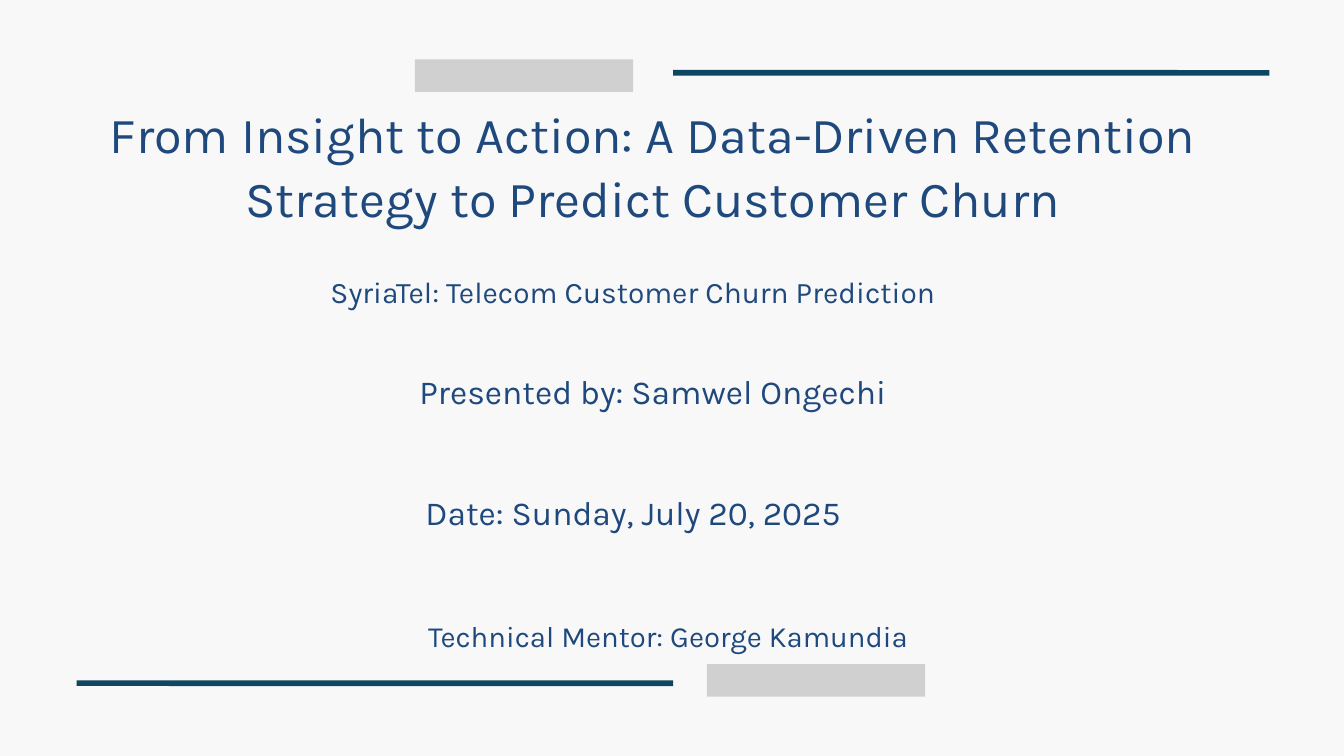
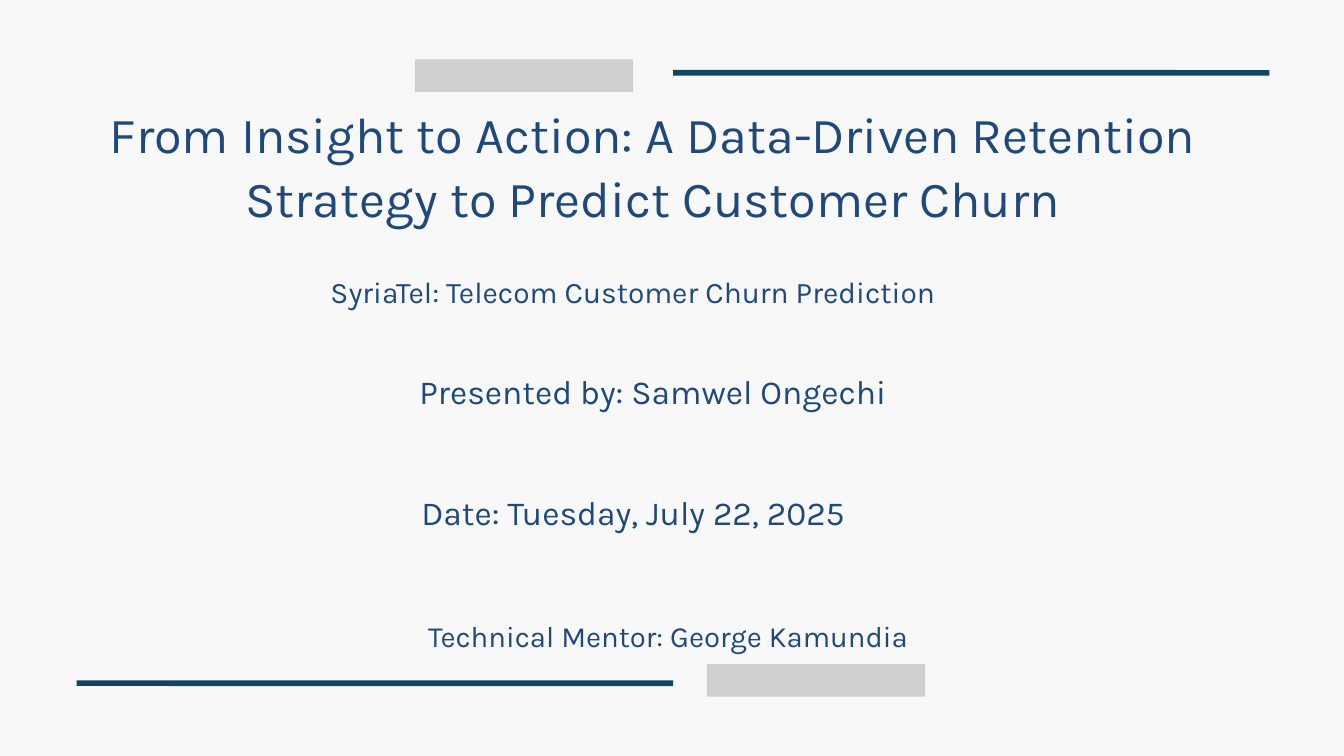
Before and after one commit to snyabut/SamwelOngechi_Churn-SyriaTel, a slide deck: slide 1 of Predict_Customer_Churn_Presentation.pptx. Drawn at 1344x756 pixels with LibreOffice and Linux fonts; fonts in the diff are those of the drawing; grey boxes stand for pictures. Boxes give left, top, right and bottom in pixels: in the first picture for what was removed or moved away, otherwise in the second. Text is boxed around its words. In the diff, an @@ line names an element or a change of style, - is before the commit and + after.

```diff
--- a/Predict_Customer_Churn_Presentation.pptx
+++ b/Predict_Customer_Churn_Presentation.pptx
@@ text at (x1=421, y1=502, x2=845, y2=534): text changed @@
-Date: Sunday, July 20, 2025
+Date: Tuesday, July 22, 2025
```
Also in this commit, not shown: 1 other slide changed, 3 other files.
